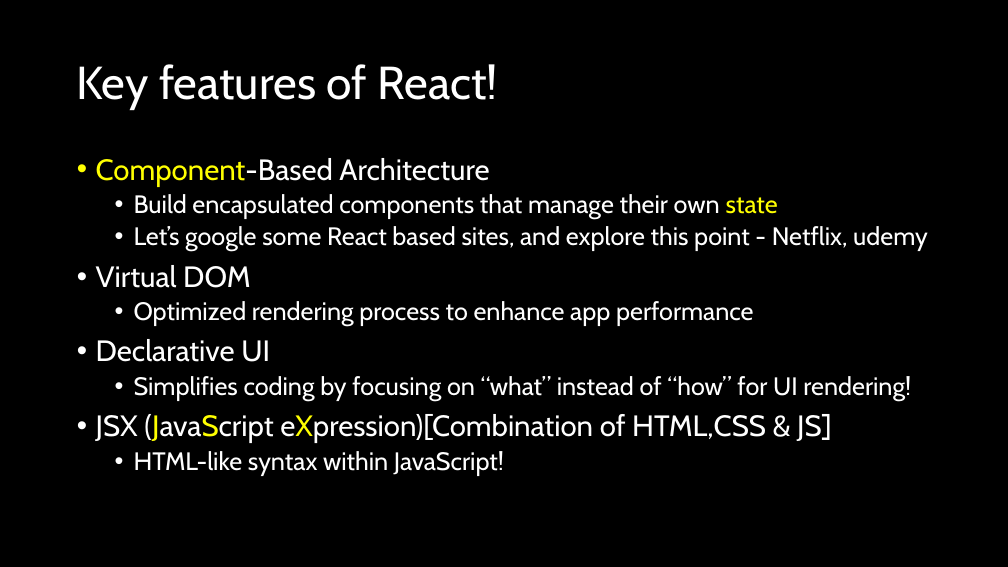
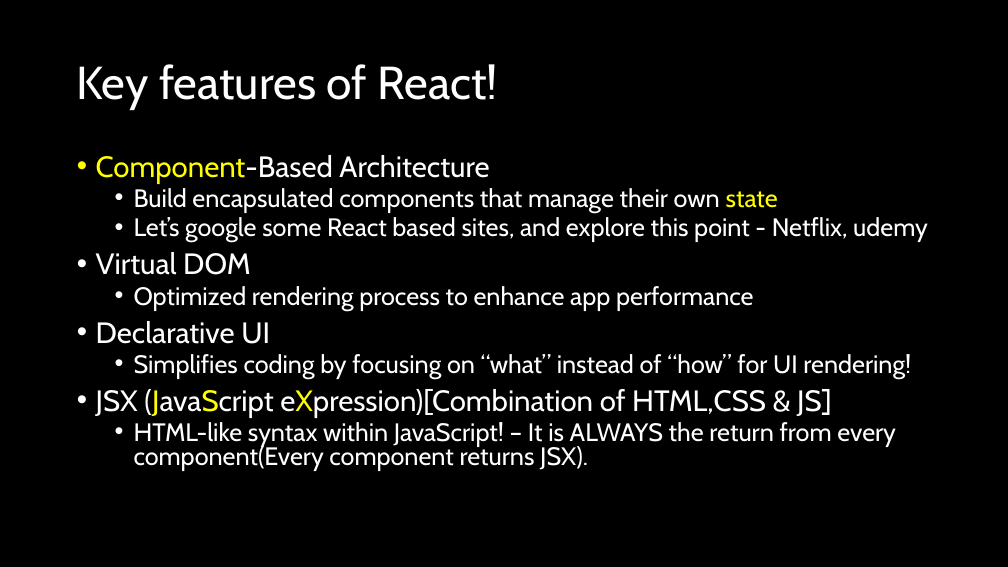
Before and after one commit to natiquekeyin/fall2025, a slide deck: slide 5 of JavaScript/Week10/Week10.pptx. Drawn at 1008x567 pixels with LibreOffice and Linux fonts; fonts in the diff are those of the drawing. Boxes give left, top, right and bottom in pixels: in the first picture for what was removed or moved away, otherwise in the second. Text is boxed around its words. In the diff, an @@ line names an element or a change of style, - is before the commit and + after.

```diff
--- a/JavaScript/Week10/Week10.pptx
+++ b/JavaScript/Week10/Week10.pptx
@@ text at [96,155,928,418]: line spacing 0.9 to 0.8 @@
@@ text at [134,422,896,471]: text changed @@
-  • HTML-like syntax within JavaScript!
+  • HTML-like syntax within JavaScript! – It is ALWAYS the return from every component(Every component returns JSX).
```
Also in this commit, not shown: 2 other slides changed, 16 other files.
